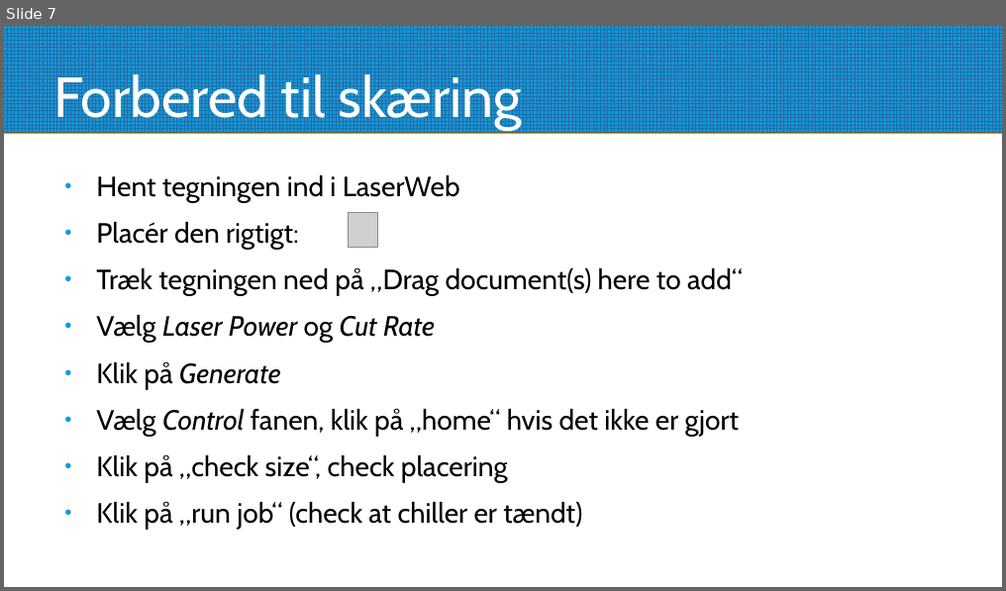
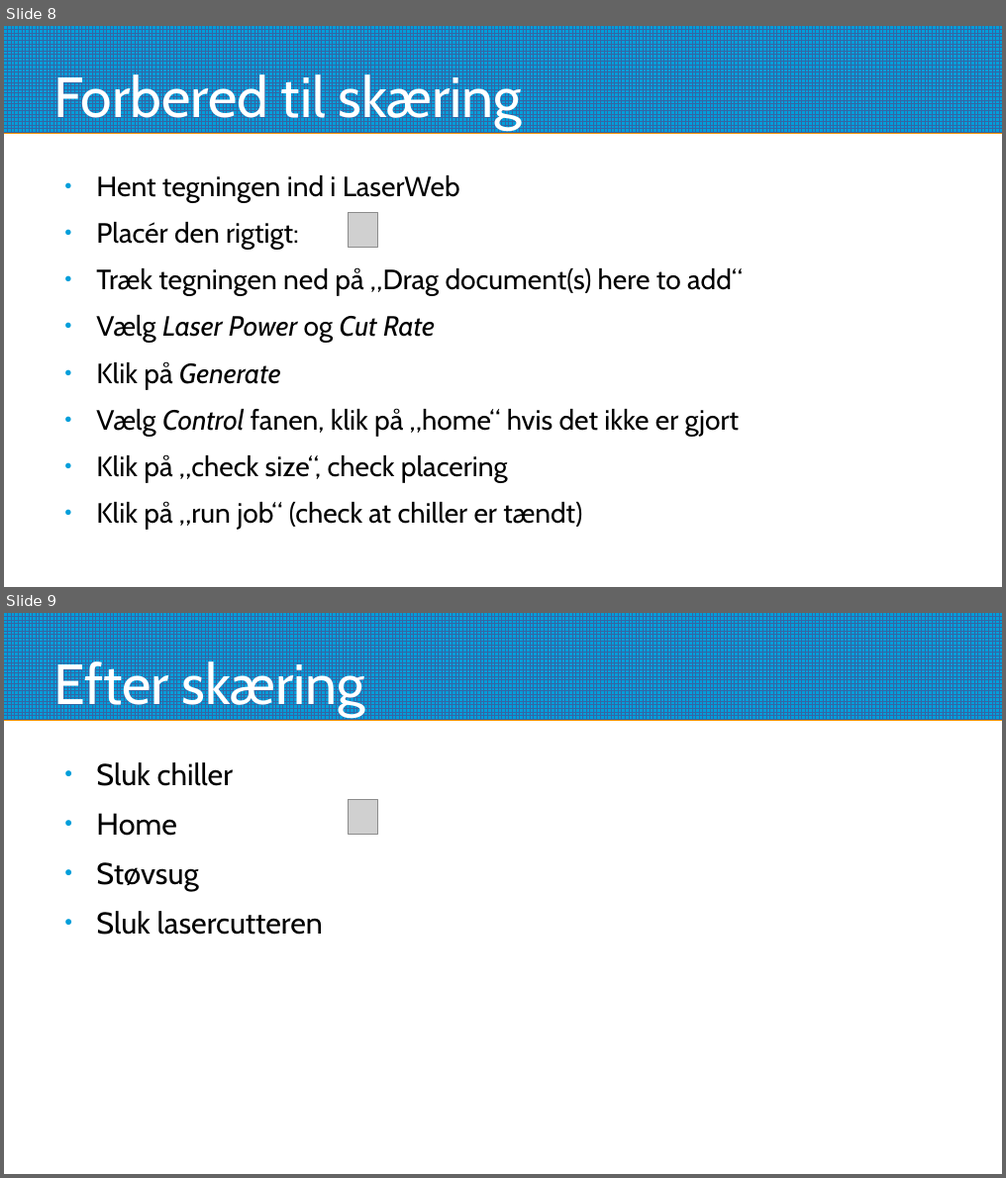
Before and after one commit to Hal9k-dk/lasersaur, a slide deck: intro/lasersaurintro.odp. Shown one above the other, each under a label of ours: slide 7 before the commit, slides 8 and 9 after it. The pictures are 1006x591 and 1006x1178 pixels, drawn with LibreOffice and Linux fonts; fonts in the diff are those of the drawing; grey boxes stand for pictures. Boxes give left, top, right and bottom in pixels: in the first picture for what was removed or moved away, otherwise in the second. Text is boxed around its words. In the diff, an @@ line names an element or a change of style, - is before the commit and + after.

```diff
--- a/intro/lasersaurintro.odp
+++ b/intro/lasersaurintro.odp
@@ slide 9 added at <box>4,613,1002,1174</box>, background #FFFFFF; not listed: 1 template element that a slide beside it also shows @@
@@ title added at <box>54,656,365,716</box>, 45 pt, text #FFFFFF @@
+Efter skæring
@@ text added at <box>96,762,323,935</box>, 24 pt, text #000000 @@
+● Sluk chiller
+● Home
+● Støvsug
+● Sluk lasercutteren
@@ picture added at <box>349,800,378,834</box> @@
@@ what was slide 7 is now slide 8 @@
```
Also in this commit, not shown: 1 slide changed, 1 other slide added.
